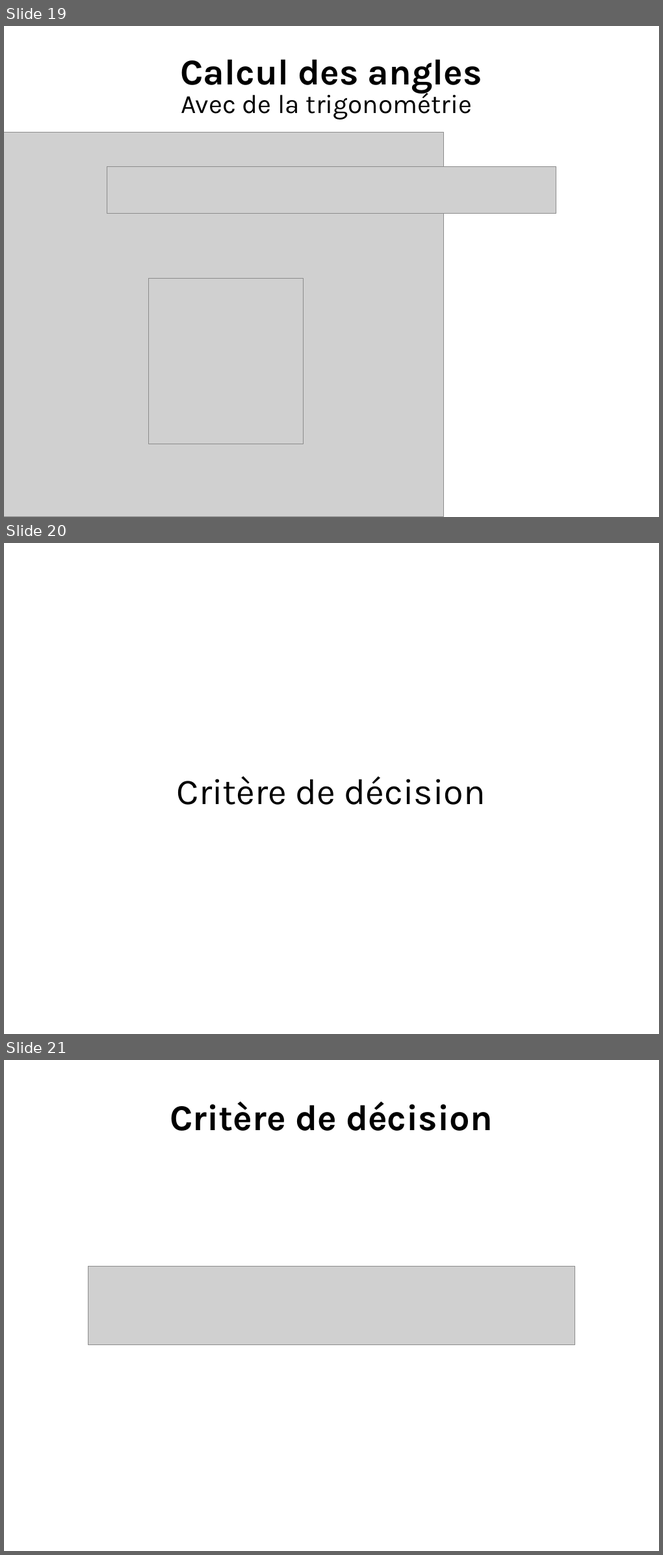
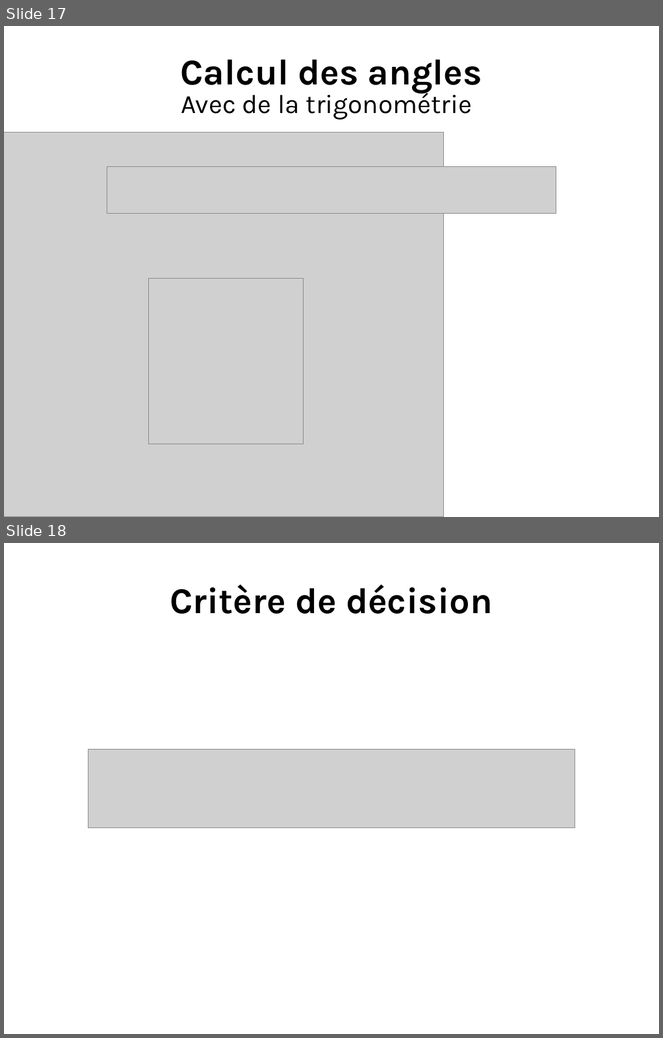
Before and after one commit to ewen-lbh/bone-fracture-detection, a slide deck: slides/mpsi/slides.odp. Shown one above the other, each under a label of ours: slides 19, 20 and 21 before the commit, slides 17 and 18 after it. The pictures are 663x1555 and 663x1038 pixels, drawn with LibreOffice and Linux fonts; fonts in the diff are those of the drawing; grey boxes stand for pictures. Boxes give left, top, right and bottom in pixels: in the first picture for what was removed or moved away, otherwise in the second. Text is boxed around its words. In the diff, an @@ line names an element or a change of style, - is before the commit and + after.

```diff
--- a/slides/mpsi/slides.odp
+++ b/slides/mpsi/slides.odp
@@ slide 20 removed at bbox=[4, 543, 659, 1034], background #FFFFFF @@
@@ title removed at bbox=[177, 776, 486, 805] @@
-Critère de décision
@@ what was slide 19 is now slide 17 @@
@@ what was slide 21 is now slide 18 @@
```
Also in this commit, not shown: 1 slide added, 4 other slides removed.
